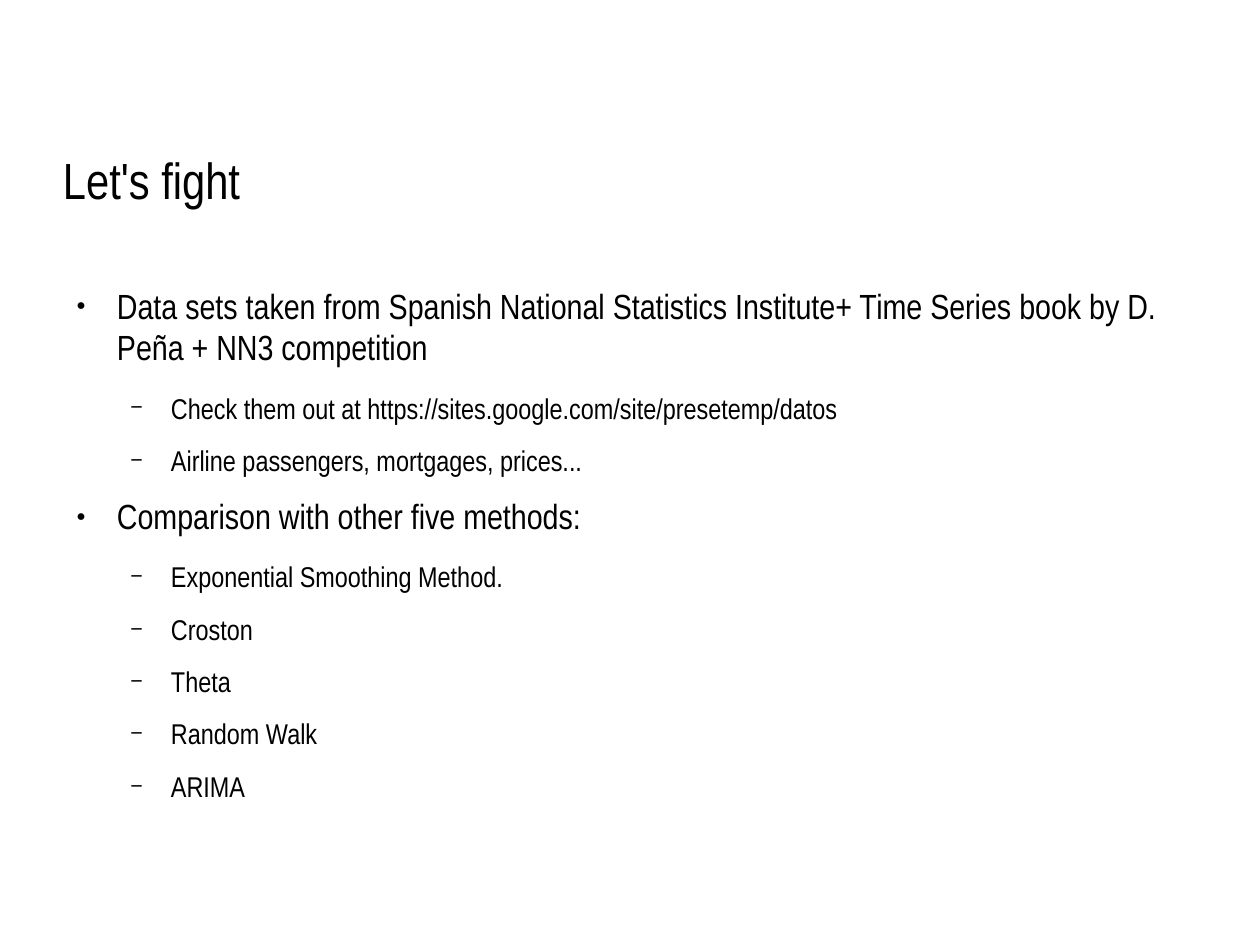
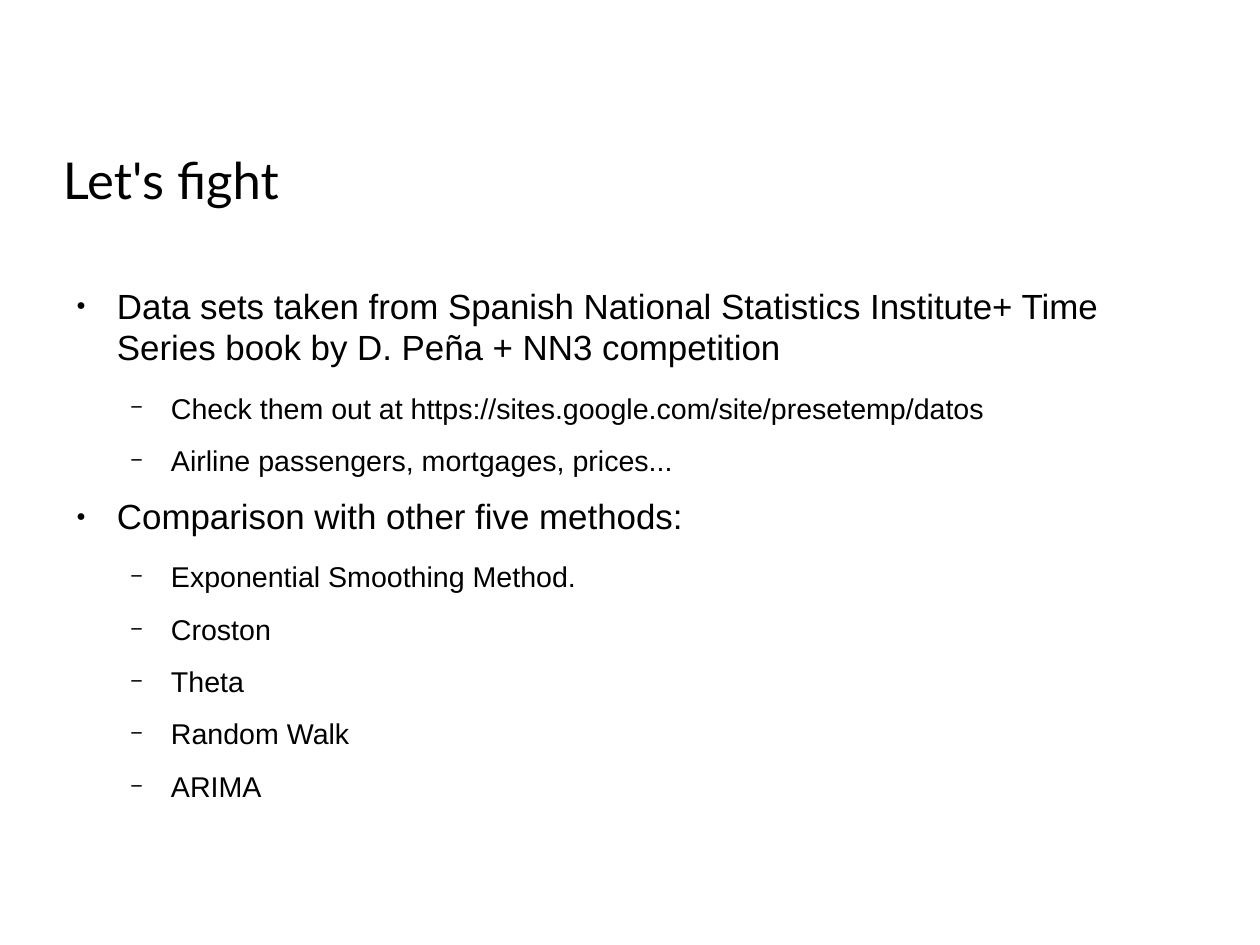
Before and after one commit to geneura/papers, a slide deck: slide 9 of 2013/ECTA-IJCCI_2013/lcor-ijcci-2013.odp. Drawn at 1260x945 pixels with LibreOffice and Linux fonts; fonts in the diff are those of the drawing; background and template pictures are left out. Boxes give left, top, right and bottom in pixels: in the first picture for what was removed or moved away, otherwise in the second. Text is boxed around its words. In the diff, an @@ line names an element or a change of style, - is before the commit and + after.

```diff
--- a/2013/ECTA-IJCCI_2013/lcor-ijcci-2013.odp
+++ b/2013/ECTA-IJCCI_2013/lcor-ijcci-2013.odp
@@ title "Let's fight" at <box>63,161,279,209</box>: font Arial Narrow to Lato @@
@@ text "Data sets taken from Spanish ..." at <box>117,293,1098,797</box>: font Arial Narrow to Arial @@
```
Also in this commit, not shown: 11 other slides changed.
